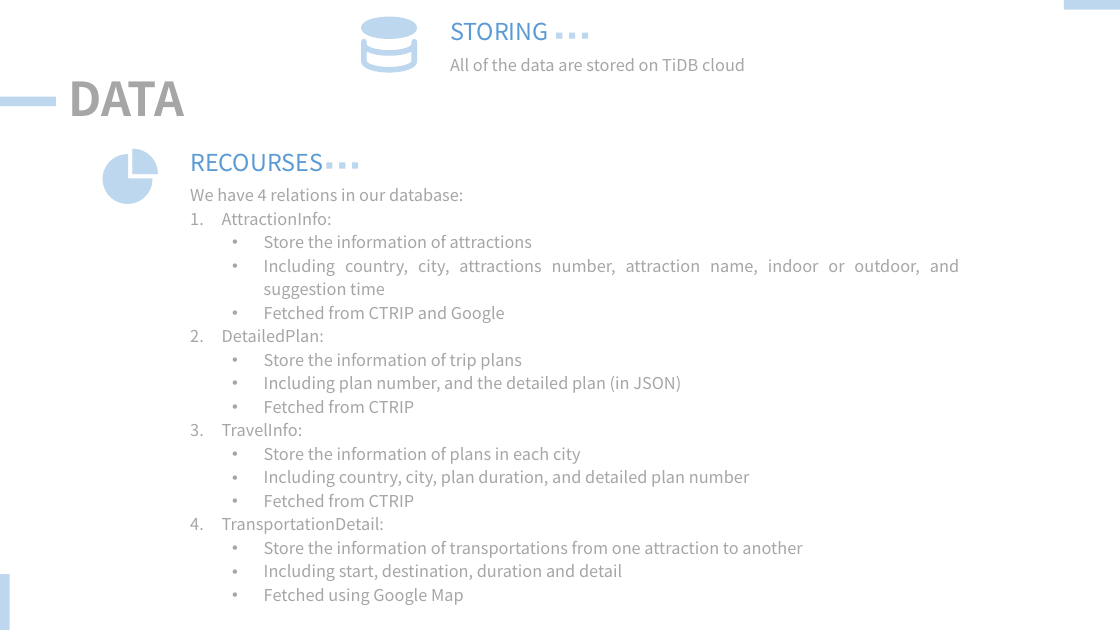
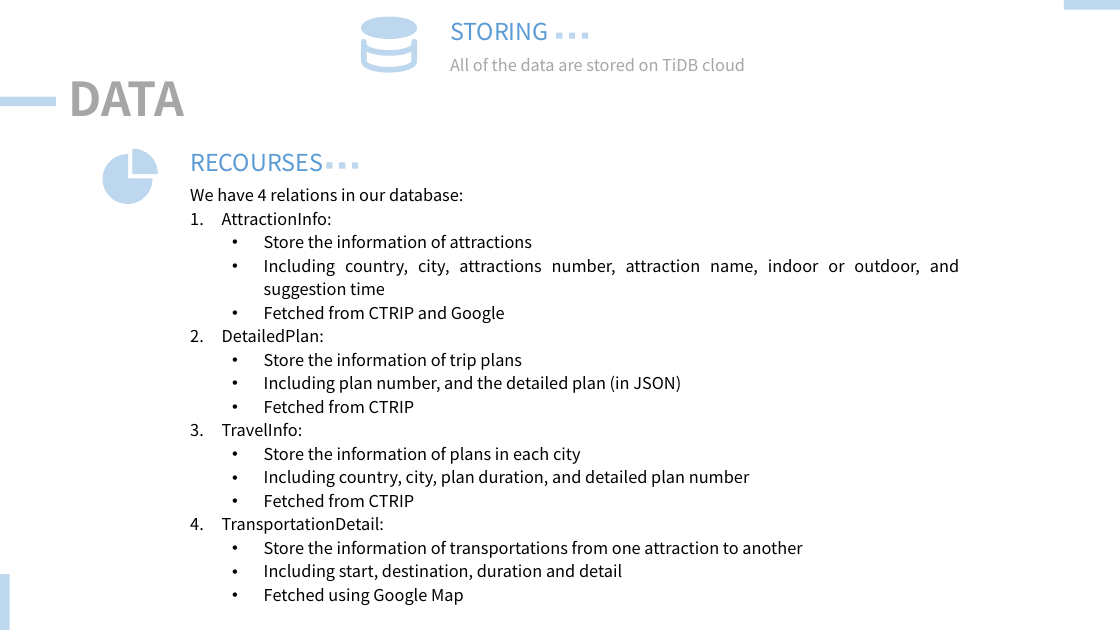
Before and after one commit to 1220780980/TiDB-Hack-Traveling-AI, a slide deck: slide 4 of Presentation.pptx. Drawn at 1120x630 pixels with LibreOffice and Linux fonts; fonts in the diff are those of the drawing. Boxes give left, top, right and bottom in pixels: in the first picture for what was removed or moved away, otherwise in the second. Text is boxed around its words. In the diff, an @@ line names an element or a change of style, - is before the commit and + after.

```diff
--- a/Presentation.pptx
+++ b/Presentation.pptx
@@ text "We have 4 relations in ..." at [190,188,959,581]: text colour #A6A6A6 to #000000 @@
```
Also in this commit, not shown: 1 other slide changed, 11 slides added, 11 slides removed.
